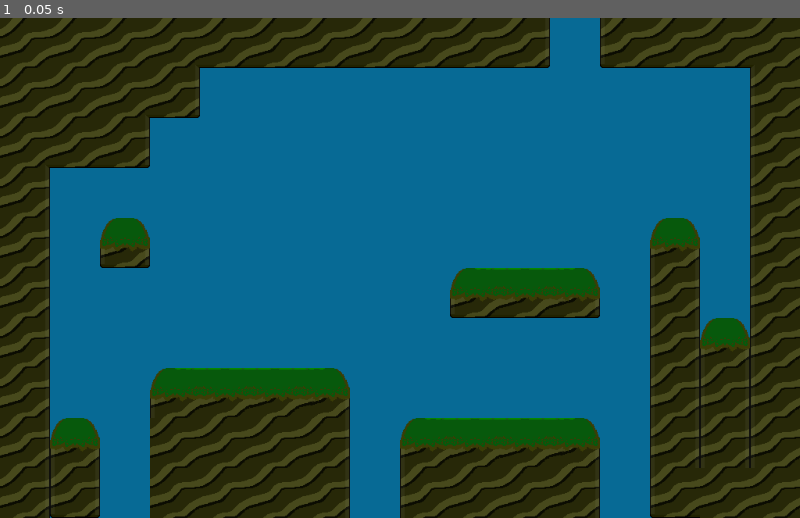
Above: before the commit, frame 1.
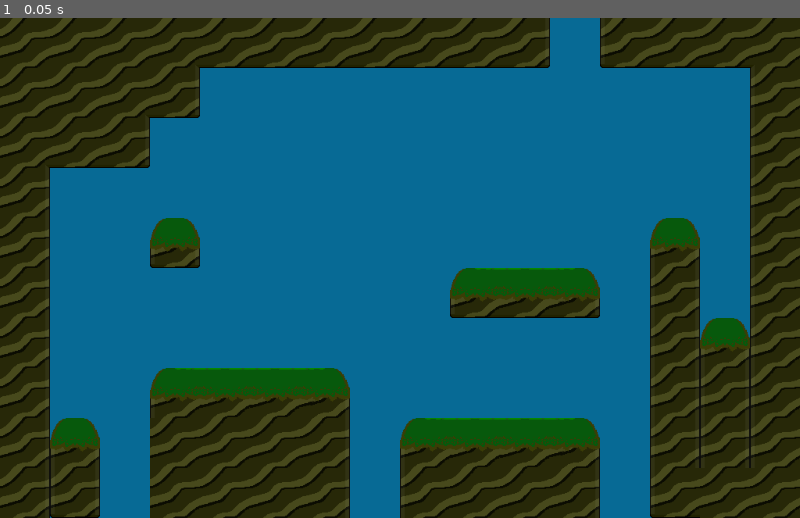
Above: after the commit, the same moment.

Repository: ephreal/RetroactiveRadiocarbons
Game: Godot game, scene res://Demo1.tscn
Same seed, same stepped clock (60 frames per second), same inputs: the game is played once before the commit and once after it. The project has no main scene, so this scene is started directly.
Inputs:
- Up to frame 1 (0.05 s): no input

The runs differ from the first frame. In frame 1, 1.1% of the frame differs, in the area x 12-25%, y 40-50%.

Commit message:
Moved tile

Diff:
--- a/Demo1.tscn
+++ b/Demo1.tscn
@@ -13,7 +13,7 @@
 }
 
 [node name="Background" parent="." instance=ExtResource( 1 )]
-tile_data = PoolIntArray( 0, 0, 0, 1, 0, 0, 2, 0, 0, 3, 9, 0 …(234 unchanged characters)… , 5, 0, 196623, 4, 0, 262144, 5, 0, 262146, 13, 0, 262159, 4, 0, 327680, 5, 0, 327695, 4, 0, 39 …(124 unchanged characters)…
+tile_data = PoolIntArray( 0, 0, 0, 1, 0, 0, 2, 0, 0, 3, 9, 0 …(234 unchanged characters)… , 5, 0, 196623, 4, 0, 262144, 5, 0, 262159, 4, 0, 327680, 5, 0, 327695, 4, 0, 39 …(124 unchanged characters)…
 
 [node name="Stage" parent="." instance=ExtResource( 1 )]
-tile_data = PoolIntArray( 262157, 15, 0, 327689, 18, 0, 327690, 19, 0, …(445 unchanged characters)…
+tile_data = PoolIntArray( 262147, 13, 0, 262157, 15, 0, 327689, 18, 0, 327690, 19, 0, …(445 unchanged characters)…
